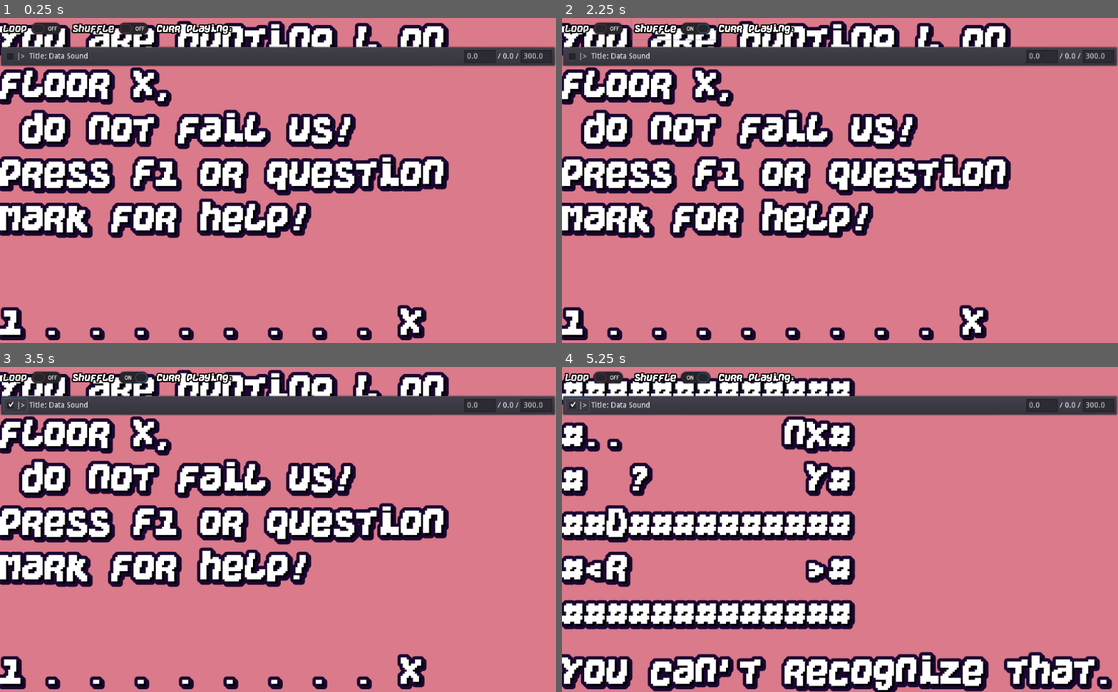
Above: before the commit, frames 1-4 (two rows, left to right).
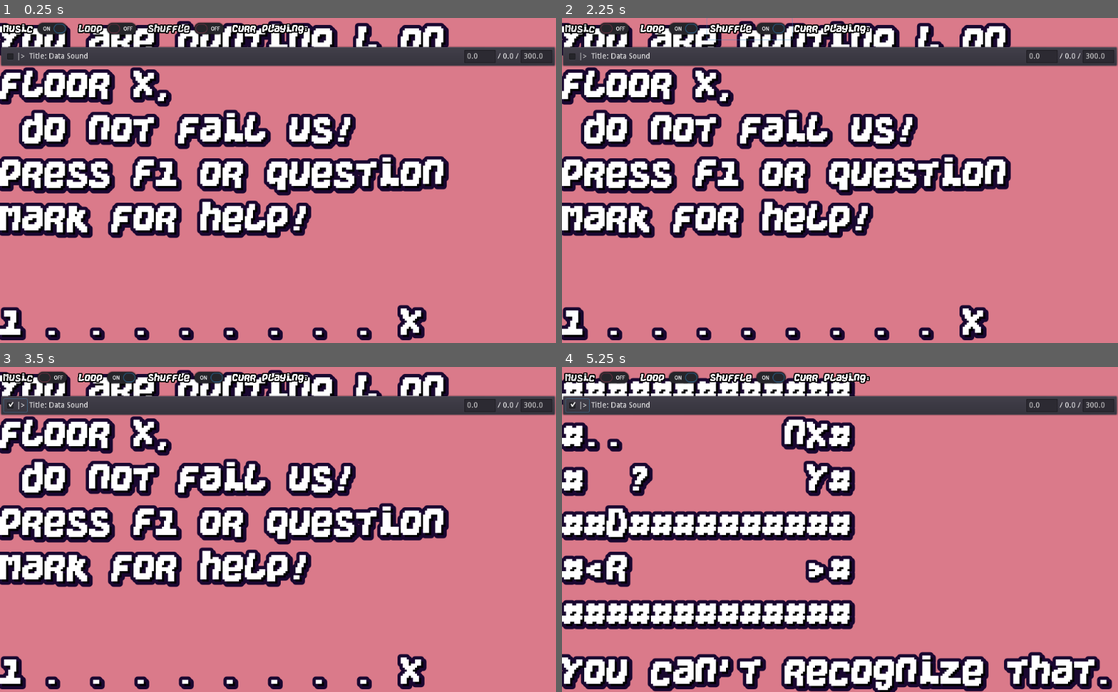
Above: after the commit, the same moments.

Repository: KaizNike/Defeating-User-Built-Dungeon
Game: Godot game, scene res://Main.tscn
Two runs of this game, one before a commit and one after it. Both use one fixed random seed, a clock stepped at 60 frames per second and the inputs below.
Inputs (mouse positions are in pixels of both pictures, inside the frame that each line leads up to):
- Up to frame 1 (0.25 s): no input
- Up to frame 2 (2.25 s): click "Loop" at 0.5 s; click (600, 27) at 1.25 s, where only the run after the commit has a clickable "Music"; click "Shuffle" at 2 s
- Up to frame 3 (3.5 s): click "|>" at 2.75 s
- Up to frame 4 (5.25 s): tap F at 3.5, 4.25, 5 s; move the mouse to (962, 513) at 3.52 s; hold Keypad 6 (fire_right) 3.53-4.28 s; hold X (fire) 3.53-4.28 s; move the mouse to (728, 545) at 4.27 s; hold Keypad 2 (fire_down) 4.28-5.03 s; tap K (look) at 4.35 s; move the mouse to (895, 458) at 5.02 s; hold Keypad 6 (fire_right) from 5.03 s (still down); hold Z (use_scroll) from 5.03 s (still down)

The runs differ from the first frame. In frame 1, 1.3% of the frame differs, in the area x 0-56%, y 1-6%; in frame 2, 1.3%; in frame 3, 1.2%; in frame 4, 1.3%.
Error in both runs: Invalid get index '0' (on base: 'PoolStringArray'). (res://Main.gd:142)

Commit message:
Music Player Pt 2
Now it plays, now for the added features

Diff:
--- a/Defeating User Built Dungeon/CellularMusicChatGPT/CellMusicChatGPT3.gd
+++ b/Defeating User Built Dungeon/CellularMusicChatGPT/CellMusicChatGPT3.gd
@@ -20,6 +20,8 @@
 var openFile = File.new()
 var Stream = AudioStreamOGGVorbis.new()
 var reading = false
+
+export (PackedScene) var musicLineScene
 
 func _ready():
 #	randomize()
@@ -69,19 +71,28 @@
 	var fileIndex = 0
 	var extensions = "ogg"
 	for file in files:
-		if fileIndex > 1:
-			print("Only one music for now.")
-			return
+#		if fileIndex > 1:
+#			print("Only one music for now.")
+#			return
 		if file.get_extension() != extensions:
 			continue
-		self.playing = false
+#		self.playing = false
 #		openFile = file
+		var newLine = musicLineScene.instance()
+		var lineAudio = newLine.get_node("LineItemMusic")
+		var lineTitle = newLine.get_node("MusicPlaying/Label")
+		lineTitle.text = file.get_file()
+		print(lineAudio)
 		openFile.open(file, File.READ)
 		Stream.set_data(openFile.get_buffer(openFile.get_len()))
-		self.stream = Stream
-		fileIndex += 1
-		reading = true
-	self.playing = true
+		lineAudio.stream = Stream
+		openFile.close()
+		$Control/VSplitContainer/VBoxContainer.add_child(newLine)
+		lineAudio.playing = true
+		print(lineAudio.playing)
+#		fileIndex += 1
+#		reading = true
+#	self.playing = true
 
 func update_alpha():
 	var dt = 1.0 / sample_rate
--- a/Defeating User Built Dungeon/CellularMusicChatGPT/CellMusicChatGPT3.tscn
+++ b/Defeating User Built Dungeon/CellularMusicChatGPT/CellMusicChatGPT3.tscn
@@ -19,6 +19,7 @@
 volume_db = -8.0
 pitch_scale = 0.8
 script = ExtResource( 1 )
+musicLineScene = ExtResource( 3 )
 
 [node name="Control" type="Control" parent="."]
 anchor_right = 1.0
@@ -32,23 +33,31 @@
 margin_right = 1024.0
 margin_bottom = 40.0
 
+[node name="OnOffButton" type="CheckButton" parent="Control/VSplitContainer/HBoxContainer"]
+margin_right = 135.0
+margin_bottom = 40.0
+theme = SubResource( 3 )
+pressed = true
+text = "Music"
+
 [node name="CheckButton" type="CheckButton" parent="Control/VSplitContainer/HBoxContainer"]
-margin_right = 124.0
+margin_left = 139.0
+margin_right = 263.0
 margin_bottom = 40.0
 theme = SubResource( 3 )
 text = "Loop"
 
 [node name="CheckButton2" type="CheckButton" parent="Control/VSplitContainer/HBoxContainer"]
-margin_left = 128.0
-margin_right = 285.0
+margin_left = 267.0
+margin_right = 424.0
 margin_bottom = 40.0
 theme = SubResource( 3 )
 text = "Shuffle"
 
 [node name="CheckButton3" type="Label" parent="Control/VSplitContainer/HBoxContainer"]
-margin_left = 289.0
+margin_left = 428.0
 margin_top = 9.0
-margin_right = 432.0
+margin_right = 571.0
 margin_bottom = 30.0
 theme = SubResource( 3 )
 text = "Curr Playing:"
--- a/Defeating User Built Dungeon/Main.tscn
+++ b/Defeating User Built Dungeon/Main.tscn
@@ -4,13 +4,7 @@
 [ext_resource path="res://Font.tres" type="DynamicFont" id=2]
 [ext_resource path="res://Save_Script.gd" type="Script" id=3]
 [ext_resource path="res://CellularMusicChatGPT/CellMusicChatGPT3.tscn" type="PackedScene" id=4]
-
-[sub_resource type="Theme" id=1]
-default_font = ExtResource( 2 )
-Label/colors/font_color_shadow = Color( 0, 0, 0, 1 )
-Label/constants/line_spacing = 3
-Label/constants/shadow_offset_x = 4
-Label/constants/shadow_offset_y = 4
+[ext_resource path="res://FontTheme.tres" type="Theme" id=5]
 
 [node name="Main" type="Node"]
 script = ExtResource( 1 )
@@ -78,7 +72,7 @@
 margin_top = 51.1265
 margin_right = -36.2033
 margin_bottom = 130.126
-theme = SubResource( 1 )
+theme = ExtResource( 5 )
 text = "Hello"
 
 [connection signal="timeout" from="NotificationTimer" to="." method="_on_NotificationTimer_timeout"]
